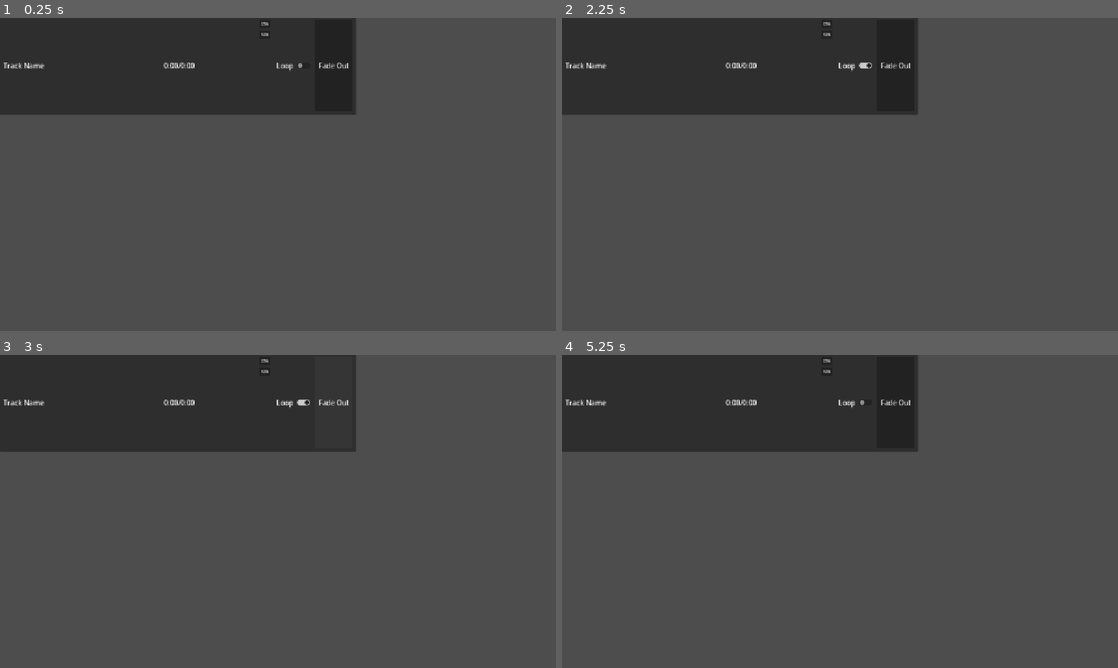
Above: before the commit, frames 1-4 (two rows, left to right).
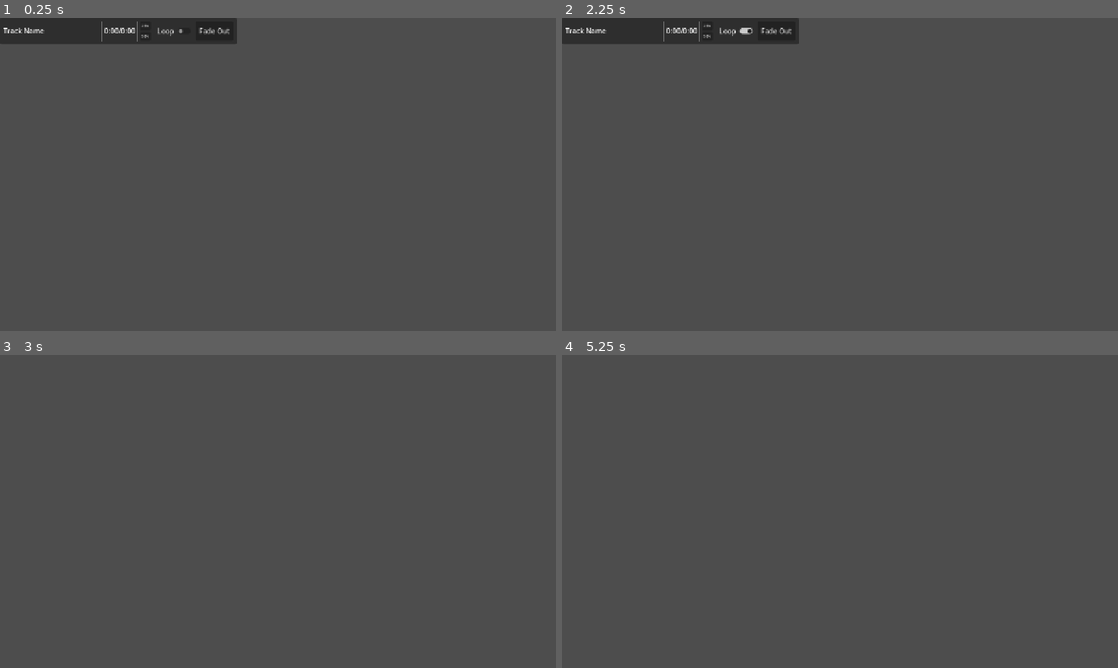
Above: after the commit, the same moments.

Repository: Thought-Weaver/gm-tools
Game: Godot game, scene res://src/audio/Track.tscn
The game is run twice, just before and just after one commit, with the same random seed, the same clock (stepped at 60 frames per second) and the same inputs. This scene is started directly instead of the project's main scene.
Inputs (mouse positions are in pixels of both pictures, inside the frame that each line leads up to):
- Up to frame 1 (0.25 s): no input
- Up to frame 2 (2.25 s): click "25%" at 0.5 s; click "50%" at 1.25 s; click "Loop" at 2 s
- Up to frame 3 (3 s): click "Fade Out" at 2.75 s
- Up to frame 4 (5.25 s): click (828, 361) at 3.5 s, where only the run before the commit has a clickable "25%"; click (828, 370) at 4.25 s, where only the run before the commit has a clickable "50%"; click (856, 401) at 5 s, where only the run before the commit has a clickable "Loop"

The runs differ from the first frame. In frame 1, 16% of the frame differs, in the area x 0-64%, y 0-31%; in frame 2, 16%; in frame 3, 18%; in frame 4, 20%.
Error after the commit: Invalid access to property or key 'stream' on a base object of type 'Nil'. (res://src/audio/Track.gd:35)

Commit message:
Porting over audio manager

Diff:
--- a/src/audio/AudioManager.gd
+++ b/src/audio/AudioManager.gd
@@ -12,3 +12,66 @@
 # 4. It should indicate the time remaining
 # 5. It should have options to loop and pause/start a playing sound
 # 6. Choosing audio to play should use an /audio/ folder where the app is
+
+# -----------------------------------------------------------------------------
+# CONSTANTS
+# -----------------------------------------------------------------------------
+
+const AUDIO_PATH: String = "/audio"
+
+# -----------------------------------------------------------------------------
+# VARIABLES
+# -----------------------------------------------------------------------------
+
+@export var tree: Tree
+@export var track_container: VBoxContainer
+
+# -----------------------------------------------------------------------------
+# FUNCTIONS
+# -----------------------------------------------------------------------------
+
+func _ready():
+	var base_path: String = OS.get_executable_path().get_base_dir()
+	var root: TreeItem = tree.create_item()
+
+	iterate_files_and_update_tree(base_path + AUDIO_PATH, root)
+
+
+func iterate_files_and_update_tree(path: String, root: TreeItem):
+	var dir: DirAccess = DirAccess.open(path)
+
+	if dir:
+		dir.list_dir_begin()
+
+		var file_name = dir.get_next()
+
+		while file_name != "":
+			if dir.current_is_dir():
+				var folder = tree.create_item(root)
+				folder.set_text(0, file_name)
+
+				iterate_files_and_update_tree(dir.get_current_dir().path_join(file_name), folder)
+			else:
+				if file_name.get_extension().to_lower() in ["mp3", "wav"]:
+					var sound_file = tree.create_item(root)
+					sound_file.set_text(0, file_name)
+					# Store the full path to load the sound when the item is double clicked
+					sound_file.set_metadata(0, dir.get_current_dir().path_join(file_name))
+
+			file_name = dir.get_next()
+
+		if root.get_child_count() == 0:
+			# If there aren't any sounds in a folder, ignore it.
+			root.free()
+	else:
+		print("An error occurred when trying to access %s." % path)
+
+
+func _on_tree_item_activated():
+	var item: TreeItem = tree.get_selected()
+	var sound_path = item.get_metadata(0)
+
+	if type_string(typeof(sound_path)) == "String":
+		var track: Track = preload("res://src/audio/Track.tscn").instantiate()
+		track_container.add_child(track)
+		track.load_sound(sound_path)
--- a/src/audio/AudioManager.tscn
+++ b/src/audio/AudioManager.tscn
@@ -2,16 +2,23 @@
 
 [ext_resource type="Script" uid="uid://53grsbg55npr" path="res://src/audio/AudioManager.gd" id="1_2nh25"]
 
-[node name="AudioManager" type="PanelContainer" unique_id=1653543977]
+[node name="AudioManager" type="PanelContainer" unique_id=1653543977 node_paths=PackedStringArray("tree", "track_container")]
 anchors_preset = 15
 anchor_right = 1.0
 anchor_bottom = 1.0
 grow_horizontal = 2
 grow_vertical = 2
 script = ExtResource("1_2nh25")
+tree = NodePath("HBoxContainer/Tree")
+track_container = NodePath("HBoxContainer/TrackContainer")
 
 [node name="HBoxContainer" type="HBoxContainer" parent="." unique_id=638196294]
 layout_mode = 2
 
 [node name="Tree" type="Tree" parent="HBoxContainer" unique_id=314405845]
+custom_minimum_size = Vector2(300, 0)
 layout_mode = 2
+
+[node name="TrackContainer" type="VBoxContainer" parent="HBoxContainer" unique_id=934706110]
+layout_mode = 2
+size_flags_horizontal = 3
--- a/src/audio/Soundboard.gd
+++ /dev/null
@@ -1,49 +0,0 @@
-extends MarginContainer
-
-@onready var tree: Tree = %Tree
-@onready var track_container: VBoxContainer = %TrackContainer
-
-func _ready():
-	var base_path: String = OS.get_executable_path().get_base_dir()
-	var root: TreeItem = tree.create_item()
-
-	construct_tree(base_path, root)
-
-
-func construct_tree(path: String, root: TreeItem):
-	var dir: DirAccess = DirAccess.open(path)
-
-	if dir:
-		dir.list_dir_begin()
-
-		var file_name = dir.get_next()
-
-		while file_name != "":
-			if dir.current_is_dir():
-				var folder = tree.create_item(root)
-				folder.set_text(0, file_name)
-
-				construct_tree(dir.get_current_dir().path_join(file_name), folder)
-			else:
-				if file_name.get_extension().to_lower() in ["mp3", "wav"]:
-					var sound_file = tree.create_item(root)
-					sound_file.set_text(0, file_name)
-					# Store the full path to load the sound when the item is double clicked
-					sound_file.set_metadata(0, dir.get_current_dir().path_join(file_name))
-
-			file_name = dir.get_next()
-
-		if root.get_child_count() == 0:
-			# If there aren't any sounds in a folder, ignore it.
-			root.free()
-	else:
-		print("An error occurred when trying to access %s." % path)
-
-
-func _on_tree_item_activated():
-	var item: TreeItem = %Tree.get_selected()
-	var sound_path = item.get_metadata(0)
-	if type_string(typeof(sound_path)) == "String":
-		var track: Track = preload("res://src/audio/Track.tscn").instantiate()
-		%TrackContainer.add_child(track)
-		track.load_sound(sound_path)
--- a/src/audio/Track.gd
+++ b/src/audio/Track.gd
@@ -1,35 +1,18 @@
-class_name Track
-extends Container
+class_name Track extends Container
 
-@onready var audio_player: AudioStreamPlayer = $AudioStreamPlayer
+# -----------------------------------------------------------------------------
+# VARIABLES
+# -----------------------------------------------------------------------------
+
+@export var audio_player: AudioStreamPlayer
+@export var time_remaining_label: Label
+@export var track_name_label: Label
 
 var loop: bool = false
 
-# TODO: Add quick volume options (25%, 50%, 75%, 100%)
-
-func _process(_delta: float):
-	if audio_player.stream != null:
-		var time_remaining_label: Label = $MarginContainer/HBoxContainer/TimeRemainingLabel
-		var time_remaining_str: String = format_seconds_to_str(round(audio_player.get_playback_position()))
-		var total_time_str: String = format_seconds_to_str(round(audio_player.stream.get_length()))
-
-		time_remaining_label.text = "%s/%s" % [time_remaining_str, total_time_str]
-
-
-func format_seconds_to_str(seconds: int):
-	var minutes = floor(seconds / 60)
-	var final_seconds = (seconds - (minutes * 60))
-
-	var minutes_str = str(minutes)
-	var seconds_str = str(final_seconds)
-
-	if minutes < 10:
-		minutes_str = "0%s" % minutes_str
-	if seconds < 10:
-		seconds_str = "0%s" % seconds_str
-
-	return "%s:%s" % [minutes_str, seconds_str]
-
+# -----------------------------------------------------------------------------
+# INTERNAL CLASS
+# -----------------------------------------------------------------------------
 
 class AudioStreamFactory:
 	static func get_stream(filename: String) -> AudioStream:
@@ -44,10 +27,36 @@
 			_:
 				return AudioStream.new()
 
+# -----------------------------------------------------------------------------
+# FUNCTIONS
+# -----------------------------------------------------------------------------
+
+func _process(_delta: float):
+	if audio_player.stream != null:
+		var time_remaining_str: String = format_seconds_to_str(round(audio_player.get_playback_position()))
+		var total_time_str: String = format_seconds_to_str(round(audio_player.stream.get_length()))
+
+		time_remaining_label.text = "%s/%s" % [time_remaining_str, total_time_str]
+
+
+func format_seconds_to_str(seconds: int):
+	var minutes = floor(seconds / 60.0)
+	var final_seconds = (seconds - (minutes * 60))
+
+	var minutes_str = str(minutes)
+	var seconds_str = str(final_seconds)
+
+	if minutes < 10:
+		minutes_str = "0%s" % minutes_str
+	if seconds < 10:
+		seconds_str = "0%s" % seconds_str
+
+	return "%s:%s" % [minutes_str, seconds_str]
+
 
 func load_sound(path: String):
 	var track_name: String = path.split("/")[-1].split(".")[0]
-	$MarginContainer/HBoxContainer/TrackNameLabel.text = track_name
+	track_name_label.text = track_name
 
 	var file = FileAccess.open(path, FileAccess.READ)
 
--- a/src/audio/Track.tscn
+++ b/src/audio/Track.tscn
@@ -1,18 +1,11 @@
 [gd_scene format=3 uid="uid://df41q5mpgi3l7"]
 
-[ext_resource type="Theme" uid="uid://cqpmjexd1df3y" path="res://Theme.tres" id="1_6nsqk"]
-[ext_resource type="Script" uid="uid://b5a3y2mhlh4cm" path="res://Track.gd" id="1_ds8md"]
+[ext_resource type="Script" uid="uid://cprxn1ger0437" path="res://src/audio/Track.gd" id="1_y8p0w"]
 
 [node name="Track" type="PanelContainer" unique_id=836039998]
-anchors_preset = 15
-anchor_right = 1.0
-anchor_bottom = 1.0
-offset_top = -4.0
-offset_right = -460.0
-offset_bottom = -497.0
-grow_horizontal = 2
-grow_vertical = 2
-script = ExtResource("1_ds8md")
+offset_right = 545.0
+offset_bottom = 60.0
+script = ExtResource("1_y8p0w")
 
 [node name="AudioStreamPlayer" type="AudioStreamPlayer" parent="." unique_id=606055490]
 autoplay = true
@@ -35,7 +28,6 @@
 [node name="VSeparator" type="VSeparator" parent="MarginContainer/HBoxContainer" unique_id=3824391]
 layout_mode = 2
 size_flags_horizontal = 3
-theme = ExtResource("1_6nsqk")
 
 [node name="TimeRemainingLabel" type="Label" parent="MarginContainer/HBoxContainer" unique_id=2003926117]
 layout_mode = 2
@@ -44,10 +36,10 @@
 [node name="VSeparator2" type="VSeparator" parent="MarginContainer/HBoxContainer" unique_id=367401991]
 layout_mode = 2
 size_flags_horizontal = 3
-theme = ExtResource("1_6nsqk")
 
 [node name="VBoxContainer" type="VBoxContainer" parent="MarginContainer/HBoxContainer" unique_id=350271390]
 layout_mode = 2
+alignment = 1
 
 [node name="QuarterVolumeButton" type="Button" parent="MarginContainer/HBoxContainer/VBoxContainer" unique_id=1128226690]
 layout_mode = 2
Not shown, removed: src/audio/Soundboard.gd.uid
